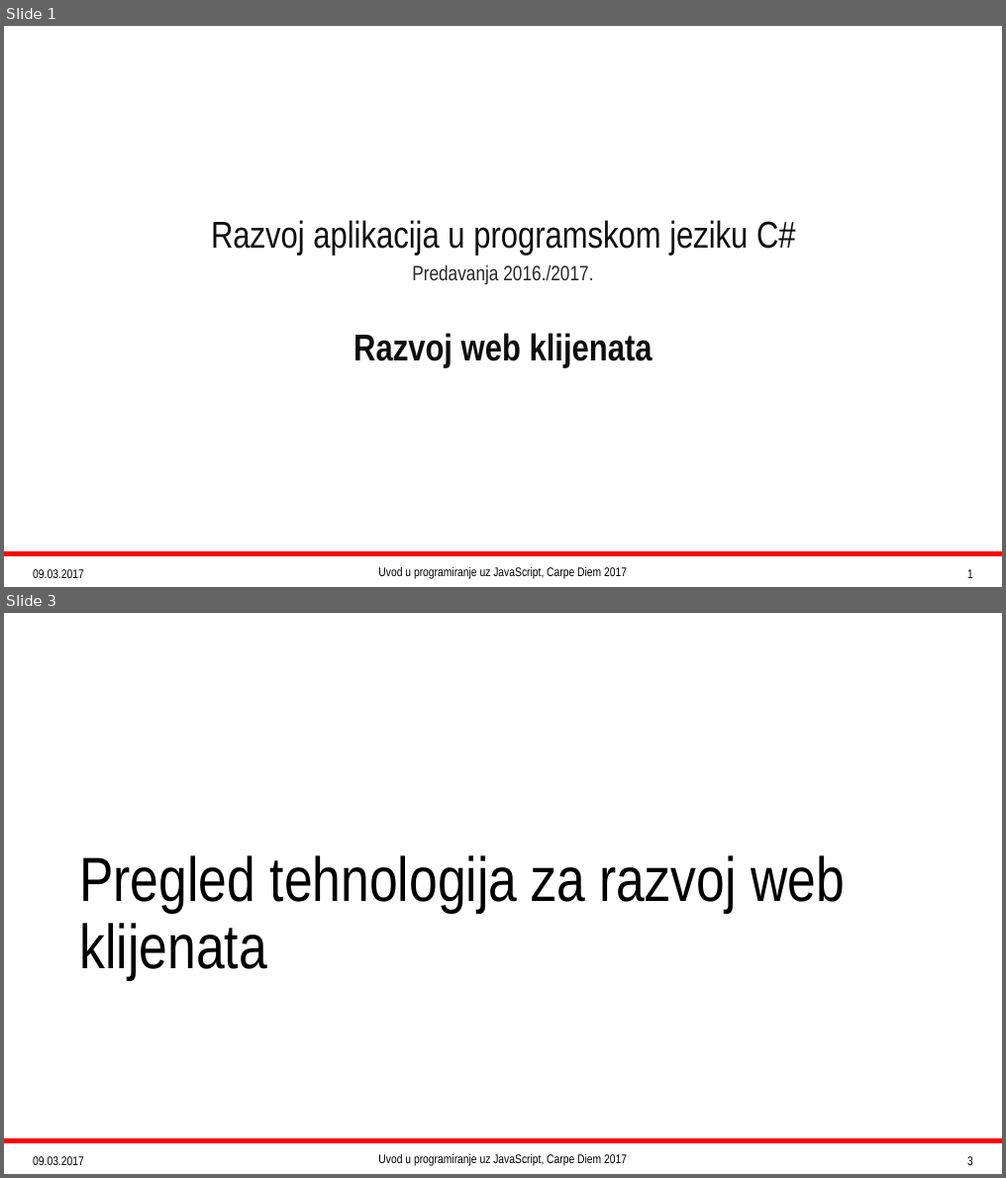
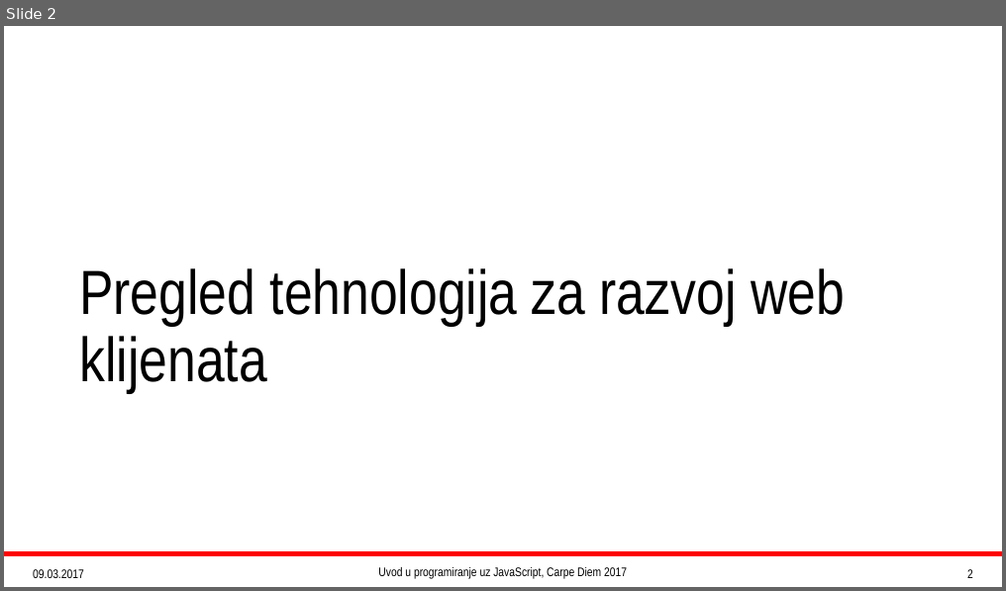
Before and after one commit to Fosna/cd-js-2017, a slide deck: JavaScriptTheBeginning.pptx. Shown one above the other, each under a label of ours: slides 1 and 3 before the commit, slide 2 after it; the slides between them are not shown. The pictures are 1006x1178 and 1006x591 pixels, drawn with LibreOffice and Linux fonts; fonts in the diff are those of the drawing. Boxes give left, top, right and bottom in pixels: in the first picture for what was removed or moved away, otherwise in the second. Text is boxed around its words. In the diff, an @@ line names an element or a change of style, - is before the commit and + after.

```diff
--- a/JavaScriptTheBeginning.pptx
+++ b/JavaScriptTheBeginning.pptx
@@ slide 1 removed at bbox=[4, 26, 1002, 587], background #FFFFFF; not listed: 1 template element that a slide beside it also shows @@
@@ text removed at bbox=[211, 220, 796, 256] @@
-Razvoj aplikacija u programskom jeziku C#
@@ text removed at bbox=[412, 265, 593, 285] @@
-Predavanja 2016./2017.
@@ subtitle removed at bbox=[353, 333, 652, 369] @@
-Razvoj web klijenata
@@ text removed at bbox=[33, 570, 84, 578] @@
-09.03.2017
@@ text removed at bbox=[378, 568, 627, 579] @@
-Uvod u programiranje uz JavaScript, Carpe Diem 2017
@@ page number removed at bbox=[967, 570, 973, 578] @@
-1
@@ what was slide 3 is now slide 2 @@
@@ page number at bbox=[967, 570, 973, 578]: text changed @@
-3
+2
```
Also in this commit, not shown: 1 slide changed.
